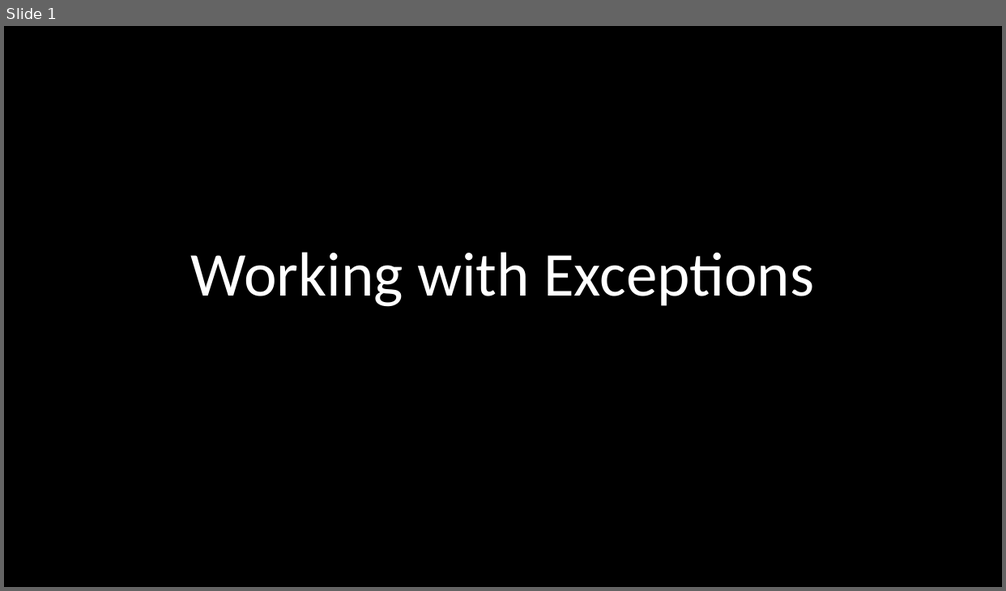
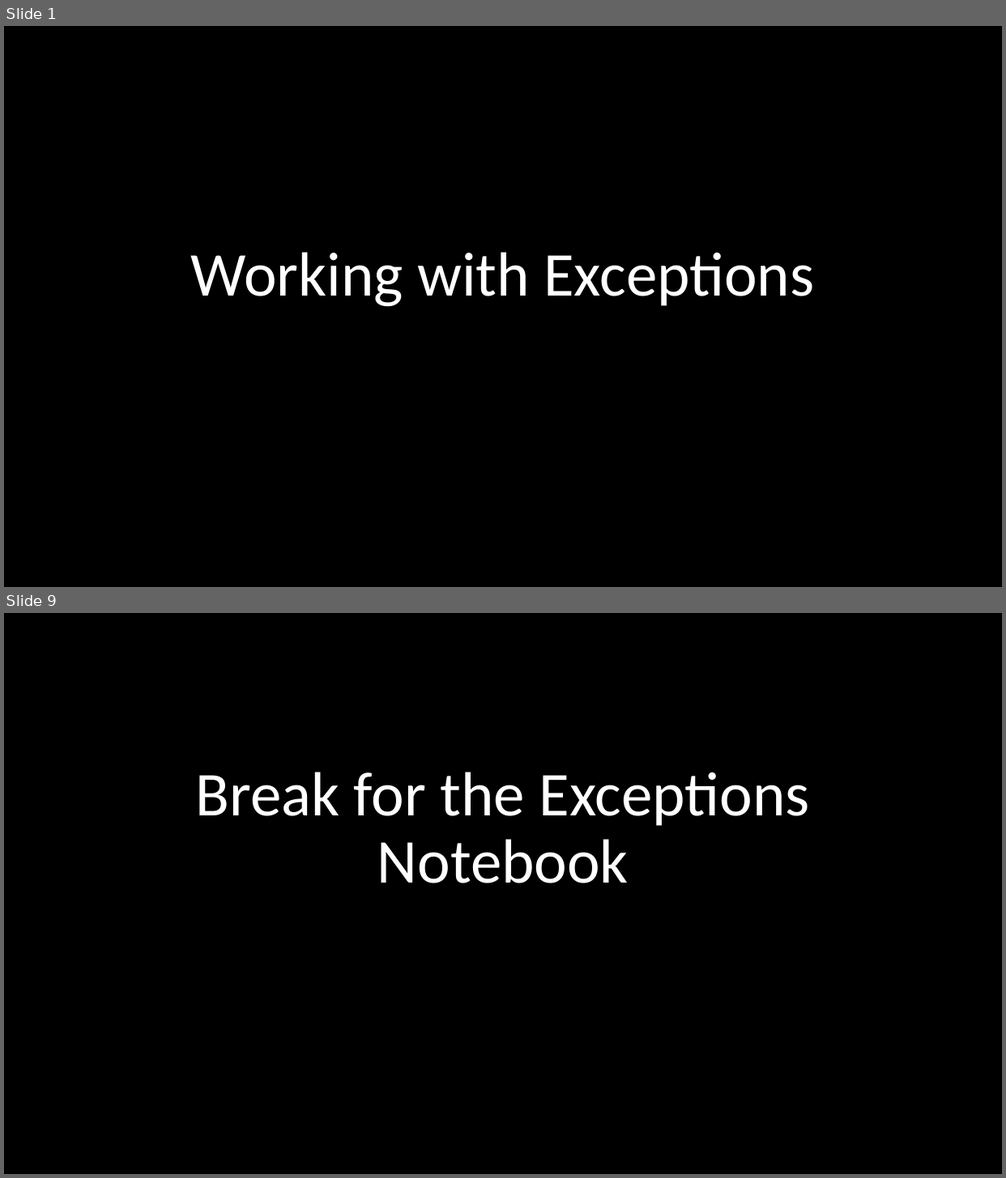
Before and after one commit to RobertKoehlmoos/intro-errors-exceptions, a slide deck: Exceptions_in_python.pptx. Shown one above the other, each under a label of ours: slide 1 before the commit, slides 1 and 9 after it; the slides between them are not shown. The pictures are 1006x591 and 1006x1178 pixels, drawn with LibreOffice and Linux fonts; fonts in the diff are those of the drawing. Boxes give left, top, right and bottom in pixels: in the first picture for what was removed or moved away, otherwise in the second. Text is boxed around its words. In the diff, an @@ line names an element or a change of style, - is before the commit and + after.

```diff
--- a/Exceptions_in_python.pptx
+++ b/Exceptions_in_python.pptx
@@ slide 9 added at [4,613,1002,1174], background #000000 @@
@@ title added at [196,772,809,884], 60 pt, text #FFFFFF @@
+Break for the Exceptions Notebook
```
Also in this commit, not shown: 7 other slides added, 3 other files.
